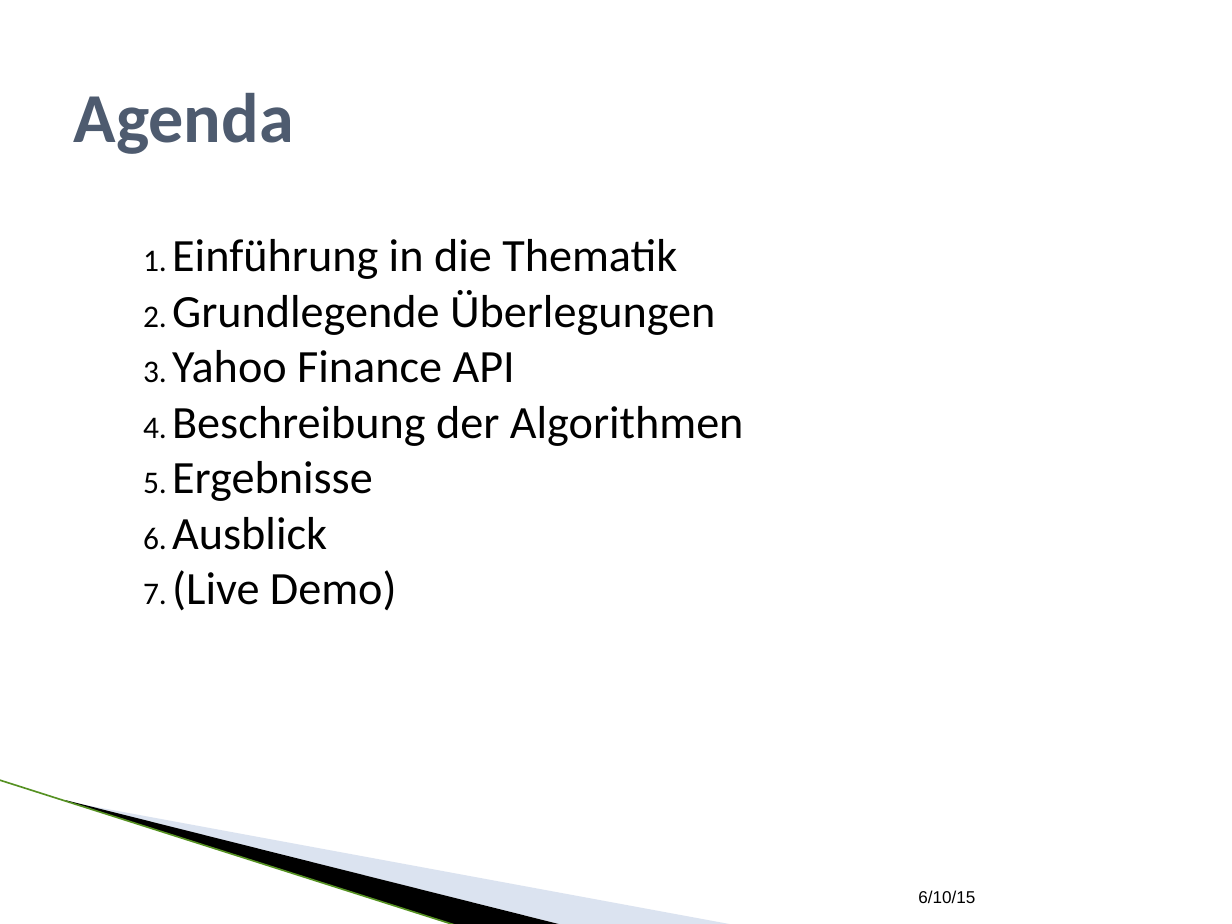
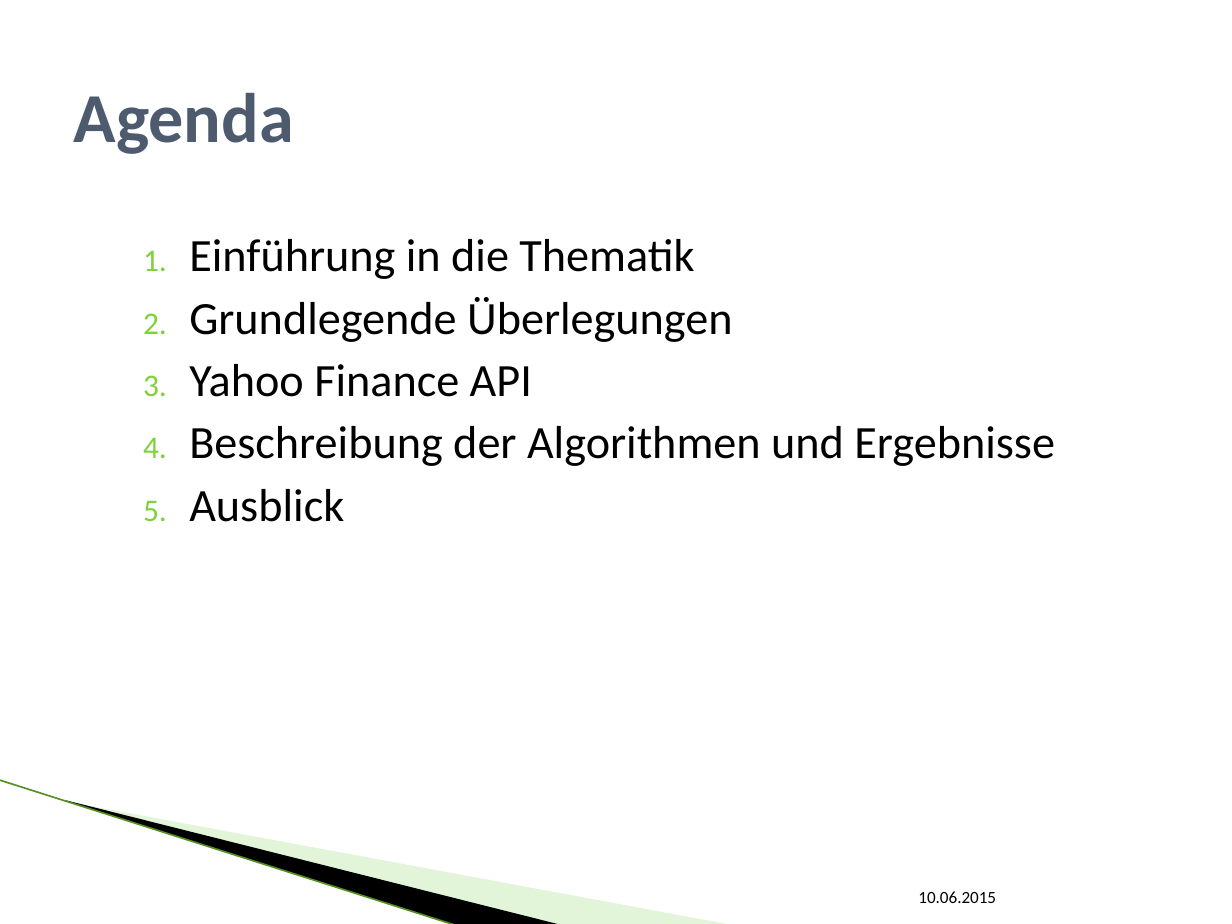
Before and after one commit to SEPSkyware6MM/StockForecast, a slide deck: slide 2 of ALR_Vortrag.pptx. Drawn at 1232x924 pixels with LibreOffice and Linux fonts; fonts in the diff are those of the drawing; background and template pictures are left out. Boxes give left, top, right and bottom in pixels: in the first picture for what was removed or moved away, otherwise in the second. Text is boxed around its words. In the diff, an @@ line names an element or a change of style, - is before the commit and + after.

```diff
--- a/ALR_Vortrag.pptx
+++ b/ALR_Vortrag.pptx
@@ text at (x1=189, y1=239, x2=732, y2=522): indent changed; more space between paragraphs @@
@@ text at (x1=189, y1=426, x2=1055, y2=466): text changed @@
-4. Beschreibung der Algorithmen
-5. Ergebnisse
+4. Beschreibung der Algorithmen und Ergebnisse
@@ text at (x1=172, y1=570, x2=397, y2=611): paragraph removed @@
-7. (Live Demo)
@@ line (0, 780) - (457, 924): stroke #559122 0.96 pt to #B1E399 0.95 pt @@
@@ freeform shape at (x1=65, y1=800, x2=563, y2=924): outline redrawn @@
@@ freeform shape at (x1=68, y1=801, x2=733, y2=924): fill #A7B9DB at 40% opacity to #B8E7A1 at 40% opacity @@
@@ text at (x1=918, y1=891, x2=996, y2=903): text changed; font Arial to Calibri @@
-6/10/15
+10.06.2015
```
Also in this commit, not shown: 18 other slides changed, 3 slides added, 2 slides removed.
